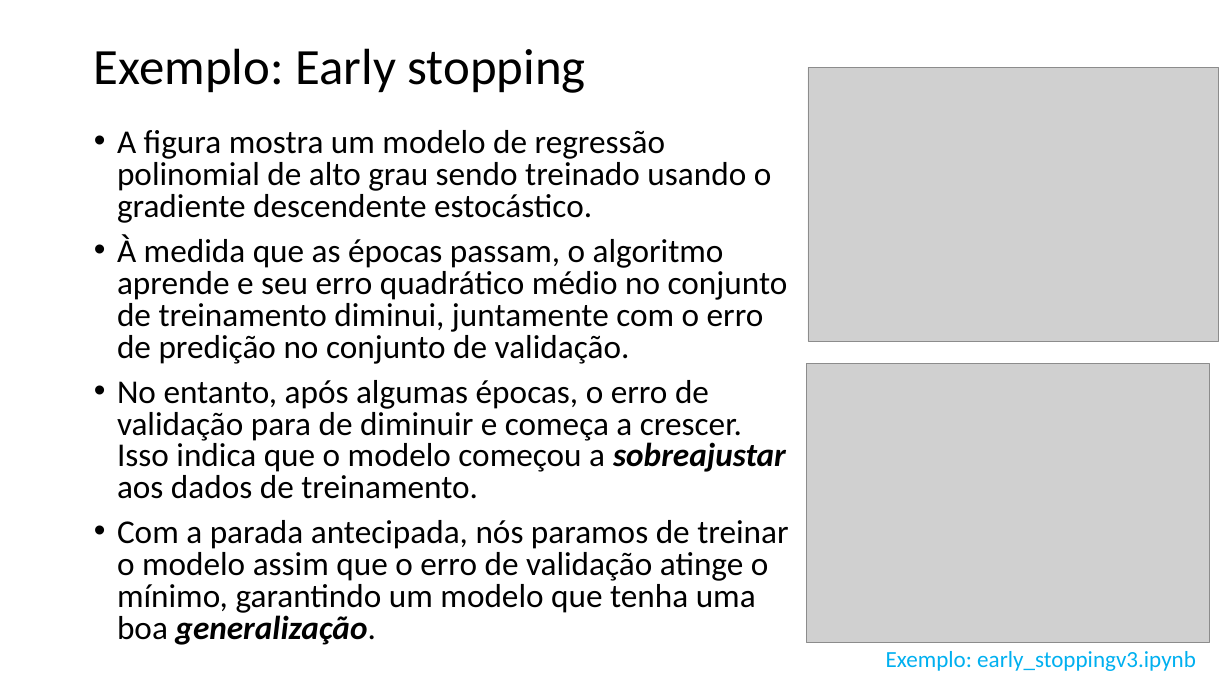
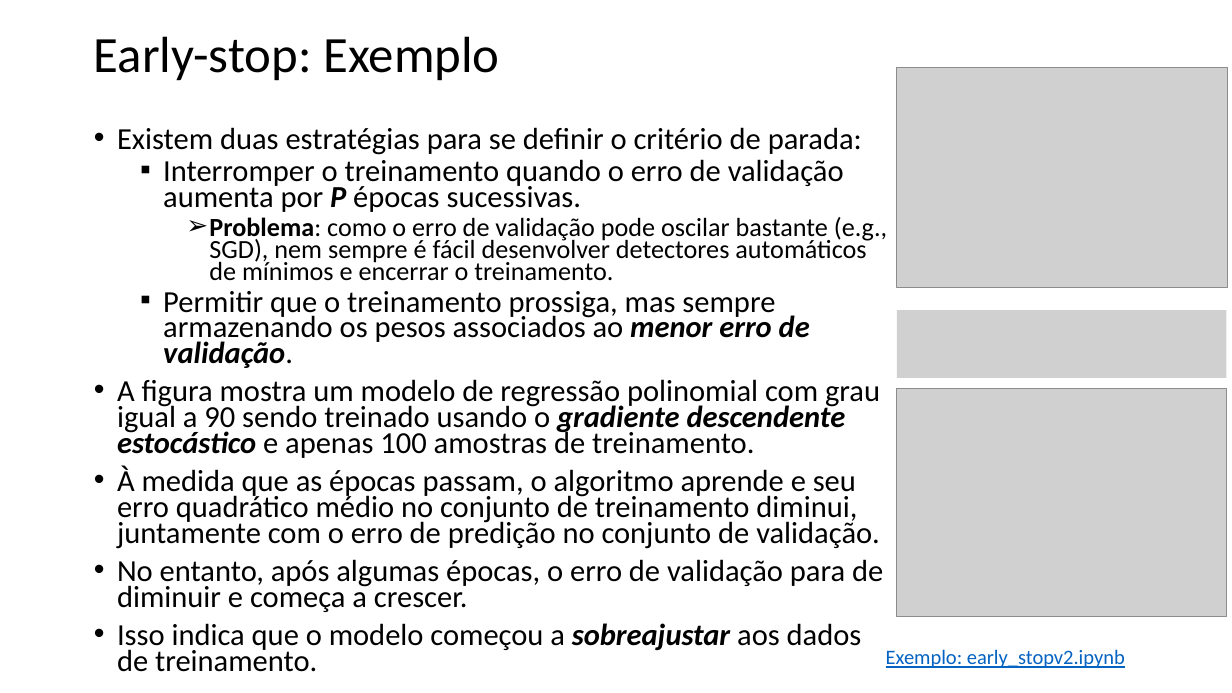
Before and after one commit to zz4fap/t319_aprendizado_de_maquina, a slide deck: slide 13 of slides/T319_Regressão_Linear (Parte VI).pptx (slide 20 before the commit). Drawn at 1232x693 pixels with LibreOffice and Linux fonts; fonts in the diff are those of the drawing; grey boxes stand for pictures. Boxes give left, top, right and bottom in pixels: in the first picture for what was removed or moved away, otherwise in the second. Text is boxed around its words. In the diff, an @@ line names an element or a change of style, - is before the commit and + after.

```diff
--- a/slides/T319_Regressão_Linear (Parte VI).pptx
+++ b/slides/T319_Regressão_Linear (Parte VI).pptx
@@ title at [94, 36, 499, 81]: text changed @@
-Exemplo: Early stopping
+Early-stop: Exemplo
@@ picture: place and size @@
-picture at [808, 67, 1219, 341]
+picture at [897, 67, 1228, 288]
@@ text at [117, 127, 887, 458]: text changed; size 25.9 to 23.8 pt @@
-• A figura mostra um modelo de regressão polinomial de alto grau sendo treinado usando o gradiente descendente estocástico.
+• Existem duas estratégias para se definir o critério de parada:
+  ▪ Interromper o treinamento quando o erro de validação aumenta por P épocas sucessivas.
+    ➢ Problema: como o erro de validação pode oscilar bastante (e.g., SGD), nem sempre é fácil desenvolver detectores automáticos de mínimos e encerrar o treinamento.
+  ▪ Permitir que o treinamento prossiga, mas sempre armazenando os pesos associados ao menor erro de validação.
+• A figura mostra um modelo de regressão polinomial com grau igual a 90 sendo treinado usando o gradiente descendente estocástico e apenas 100 amostras de treinamento.
@@ picture added at [897, 311, 1227, 378] @@
@@ picture: place and size @@
-picture at [807, 363, 1210, 642]
+picture at [897, 388, 1227, 616]
@@ text at [117, 466, 880, 549]: size 25.9 to 23.8 pt in "À medida que as épocas passam, o ..."; line spacing 0.8 to 0.7 @@
@@ text at [117, 559, 883, 672]: text changed; size 25.9 to 23.8 pt @@
-• No entanto, após algumas épocas, o erro de validação para de diminuir e começa a crescer. Isso indica que o modelo começou a sobreajustar aos dados de treinamento.
-• Com a parada antecipada, nós paramos de treinar o modelo assim que o erro de validação atinge o mínimo, garantindo um modelo que tenha uma boa generalização.
+• No entanto, após algumas épocas, o erro de validação para de diminuir e começa a crescer.
+• Isso indica que o modelo começou a sobreajustar aos dados de treinamento.
@@ text at [886, 649, 1125, 668]: text changed; size 18 to 16 pt; text colour #00B0F0 to #0563C1 @@
-Exemplo: early_stoppingv3.ipynb
+Exemplo: early_stopv2.ipynb
```
Also in this commit, not shown: 8 other slides changed, 3 slides added, 9 slides removed, 26 other files.
